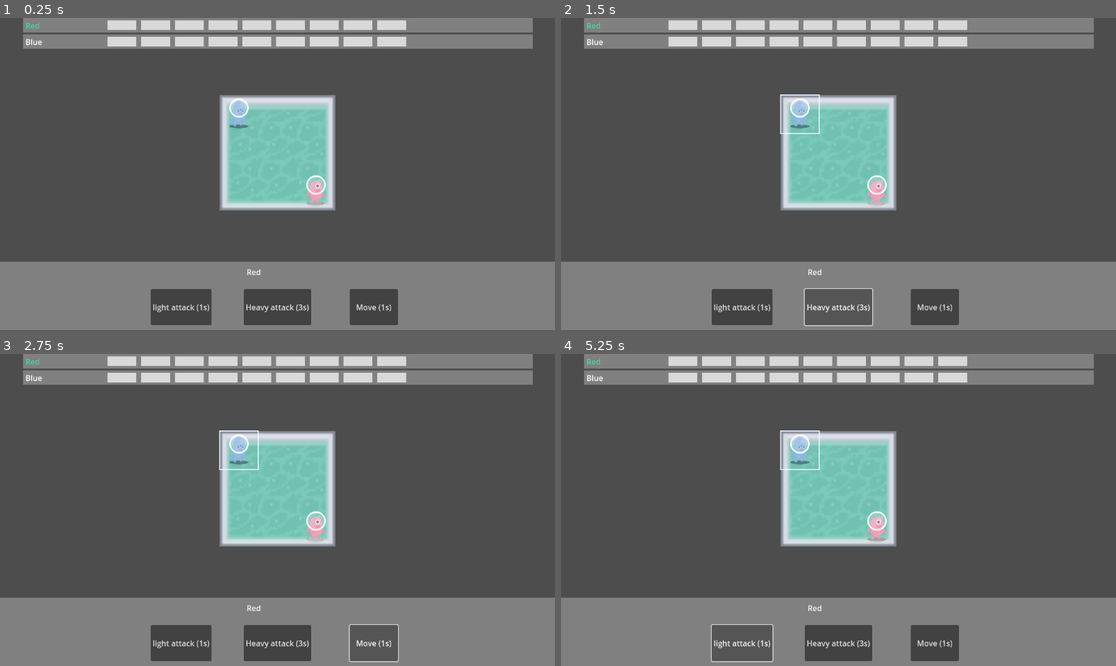
Above: before the commit, frames 1-4 (two rows, left to right).
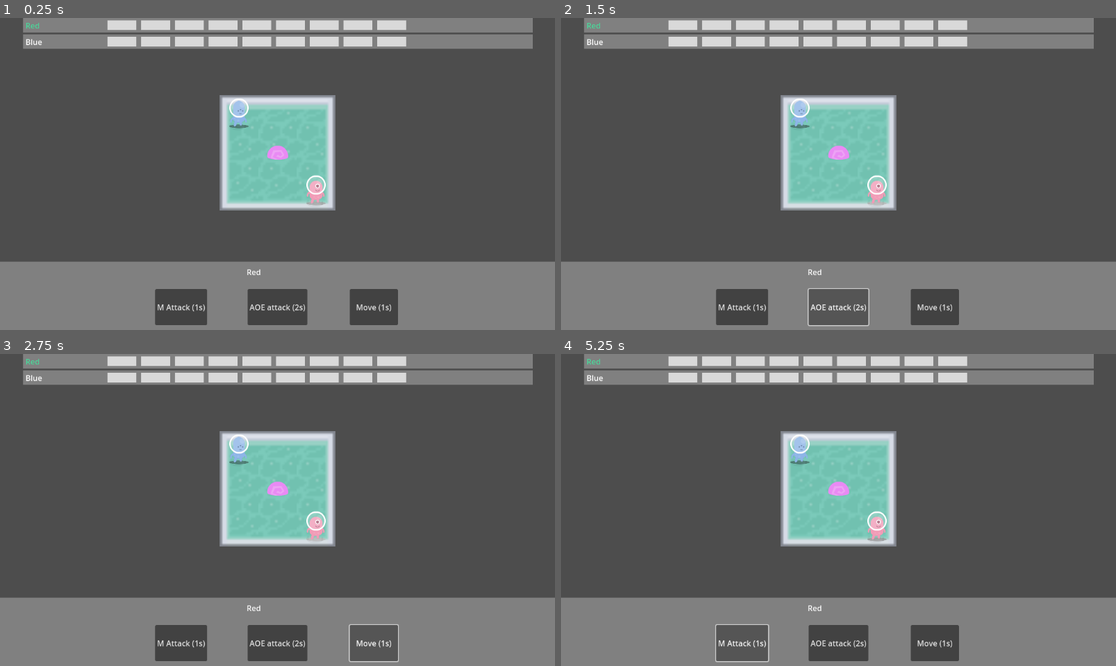
Above: after the commit, the same moments.

Repository: jparkhouse/MegaDungeon
Game: Godot game, scene res://giorgos_prototype/scene.tscn
Two runs of this game, one before a commit and one after it. Both use one fixed random seed, a clock stepped at 60 frames per second and the inputs below.
Inputs:
- Up to frame 1 (0.25 s): no input
- Up to frame 2 (1.5 s): click "light attack (1s)" (after the commit: "M Attack (1s)") at 0.5 s; click "Heavy attack (3s)" (after the commit: "AOE attack (2s)") at 1.25 s
- Up to frame 3 (2.75 s): click "Move (1s)" at 2 s
- Up to frame 4 (5.25 s): click "light attack (1s)" (after the commit: "M Attack (1s)") at 2.75 s; click "Heavy attack (3s)" (after the commit: "AOE attack (2s)") at 3.5 s; click "Move (1s)" at 4.25 s; click "light attack (1s)" (after the commit: "M Attack (1s)") at 5 s

The runs differ from the first frame. In frame 1, 0.7% of the frame differs, in the area x 27-57%, y 40-99%; in frame 2, 0.9%, in the area x 27-57%, y 24-99%; in frame 3, 0.9%; in frame 4, 0.9%.

Commit message:
more moves and death

Diff:
--- a/giorgos_prototype/combatant.gd
+++ b/giorgos_prototype/combatant.gd
@@ -29,6 +29,8 @@
 	get:
 		return _sprite.texture
 
+@export var corpse_skin: Texture
+
 @export var skin_offset := Vector2.ZERO :
 	set(value):
 		skin_offset = value
@@ -39,6 +41,8 @@
 		return _sprite.position
 
 @export var move_speed := 600.0
+
+var corpse_scene = preload("res://giorgos_prototype/map_objects/obstacle.tscn")
 
 var cell := Vector2.ZERO :
 	set(value):
@@ -123,6 +127,15 @@
 func take_damage(d):
 	health = health - d
 	print(character_name + "'s health is now " + str(health))
+	if health <= 0:
+		die()
 
 func heal(d):
 	health = health + d
+
+func die():
+	var corpse = corpse_scene.instantiate()
+	corpse.texture = corpse_skin
+	corpse.cell = cell
+	get_parent().add_child(corpse)
+	queue_free()
--- a/giorgos_prototype/combatants/blue_combatant.tscn
+++ b/giorgos_prototype/combatants/blue_combatant.tscn
@@ -8,6 +8,7 @@
 [ext_resource type="Script" path="res://giorgos_prototype/moves/manouvre.gd" id="5_uyuvw"]
 [ext_resource type="Texture2D" uid="uid://cg70qkyp51ghf" path="res://assets/alienBlue.png" id="6_sjcr3"]
 [ext_resource type="PackedScene" uid="uid://cq3an57jrn805" path="res://giorgos_prototype/GenericCombatant.tscn" id="7_oisil"]
+[ext_resource type="Texture2D" uid="uid://b7xxlapuwfbg8" path="res://assets/p2_dead.png" id="8_mw7ad"]
 
 [sub_resource type="Resource" id="Resource_k5ves"]
 script = ExtResource("3_00372")
@@ -28,11 +29,12 @@
 move_name = "Move"
 move_time = 1
 
-[node name="BlueCombatant" type="Node" groups=["characters"]]
+[node name="BlueCombatant" type="Node" groups=["characters", "map_entity"]]
 script = ExtResource("1_nr828")
 character_name = "Blue"
-health = 25
+health = 20
 moves = Array[ExtResource("2_5p27b")]([SubResource("Resource_k5ves"), SubResource("Resource_6ls5y"), SubResource("Resource_axfhn")])
 skin = ExtResource("6_sjcr3")
+corpse_skin = ExtResource("8_mw7ad")
 
 [node name="GenericCombatant" parent="." instance=ExtResource("7_oisil")]
--- a/giorgos_prototype/combatants/green_combatant.tscn
+++ b/giorgos_prototype/combatants/green_combatant.tscn
@@ -1,11 +1,15 @@
-[gd_scene load_steps=3 format=3 uid="uid://bqaxsw16if0r0"]
+[gd_scene load_steps=5 format=3 uid="uid://bqaxsw16if0r0"]
 
 [ext_resource type="Script" path="res://giorgos_prototype/combatant.gd" id="1_2d2p7"]
+[ext_resource type="Texture2D" uid="uid://dl3aoxui3wvrr" path="res://assets/alienGreen.png" id="2_61hhm"]
 [ext_resource type="PackedScene" uid="uid://cq3an57jrn805" path="res://giorgos_prototype/GenericCombatant.tscn" id="2_t4dhd"]
+[ext_resource type="Texture2D" uid="uid://dw4exu0ayxch4" path="res://assets/p1_dead.png" id="3_7jlcv"]
 
-[node name="GreenCombatant" type="Node" groups=["characters"]]
+[node name="GreenCombatant" type="Node" groups=["characters", "map_entity"]]
 script = ExtResource("1_2d2p7")
 character_name = "Green"
 health = 30
+skin = ExtResource("2_61hhm")
+corpse_skin = ExtResource("3_7jlcv")
 
 [node name="GenericCombatant" parent="." instance=ExtResource("2_t4dhd")]
--- a/giorgos_prototype/combatants/red_combatant.tscn
+++ b/giorgos_prototype/combatants/red_combatant.tscn
@@ -1,26 +1,30 @@
-[gd_scene load_steps=11 format=3 uid="uid://b8ittnwlm2kgx"]
+[gd_scene load_steps=13 format=3 uid="uid://b8ittnwlm2kgx"]
 
 [ext_resource type="Script" path="res://giorgos_prototype/combatant.gd" id="1_iraob"]
 [ext_resource type="Texture2D" uid="uid://ben6s2gscoi2y" path="res://assets/alienPink.png" id="2_08j66"]
 [ext_resource type="Script" path="res://giorgos_prototype/moves/move.gd" id="2_bfkwv"]
-[ext_resource type="Script" path="res://giorgos_prototype/moves/attack.gd" id="2_mk13l"]
+[ext_resource type="Script" path="res://giorgos_prototype/moves/move_attack.gd" id="3_1hrt7"]
 [ext_resource type="Resource" uid="uid://dk3mj0p6xnswn" path="res://giorgos_prototype/resources/grid.tres" id="4_davdk"]
+[ext_resource type="Script" path="res://giorgos_prototype/moves/aoe_attack.gd" id="4_q1esj"]
 [ext_resource type="Script" path="res://giorgos_prototype/moves/manouvre.gd" id="5_n1g8m"]
 [ext_resource type="PackedScene" uid="uid://cq3an57jrn805" path="res://giorgos_prototype/GenericCombatant.tscn" id="6_cqe0h"]
+[ext_resource type="Texture2D" uid="uid://dv3l42pt3ytkw" path="res://assets/p3_dead.png" id="7_0ikma"]
 
-[sub_resource type="Resource" id="Resource_5yi0f"]
-script = ExtResource("2_mk13l")
-damage = 1
+[sub_resource type="Resource" id="Resource_4b3mk"]
+script = ExtResource("3_1hrt7")
+damage = 3
 range = 1
-move_name = "light attack"
+move_range = 1
+move_name = "M Attack"
 move_time = 1
 
-[sub_resource type="Resource" id="Resource_nsnle"]
-script = ExtResource("2_mk13l")
-damage = 5
+[sub_resource type="Resource" id="Resource_ubxk4"]
+script = ExtResource("4_q1esj")
+damage = 3
 range = 2
-move_name = "Heavy attack"
-move_time = 3
+cells = Array[Vector2]([Vector2(0, 0), Vector2(1, 0), Vector2(-1, 0), Vector2(0, 1), Vector2(0, -1)])
+move_name = "AOE attack"
+move_time = 2
 
 [sub_resource type="Resource" id="Resource_axfhn"]
 script = ExtResource("5_n1g8m")
@@ -28,11 +32,12 @@
 move_name = "Move"
 move_time = 1
 
-[node name="RedCombatant" type="Node" groups=["characters"]]
+[node name="RedCombatant" type="Node" groups=["characters", "map_entity"]]
 script = ExtResource("1_iraob")
 character_name = "Red"
 health = 30
-moves = Array[ExtResource("2_bfkwv")]([SubResource("Resource_5yi0f"), SubResource("Resource_nsnle"), SubResource("Resource_axfhn")])
+moves = Array[ExtResource("2_bfkwv")]([SubResource("Resource_4b3mk"), SubResource("Resource_ubxk4"), SubResource("Resource_axfhn")])
 skin = ExtResource("2_08j66")
+corpse_skin = ExtResource("7_0ikma")
 
 [node name="GenericCombatant" parent="." instance=ExtResource("6_cqe0h")]
--- a/giorgos_prototype/cursor.gd
+++ b/giorgos_prototype/cursor.gd
@@ -9,15 +9,27 @@
 @export var ui_cooldown := 0.1
 
 @onready var _timer: Timer = $Timer
+var active = false
+
+@export var cells := [Vector2(0,0)]
 
 var cell := Vector2.ZERO :
 	set(value):
 		var new_cell: Vector2 = grid.gridclamp(value)
+		new_cell = value
 		if new_cell.is_equal_approx(cell):
 			return
-		cell = new_cell
-		position = grid.calculate_map_position(cell)
-		emit_signal("moved", cell)
+		active = false
+		for c in cells:
+			if value + c == grid.gridclamp(value + c):
+				show()
+				active = true
+				cell = new_cell
+				position = grid.calculate_map_position(cell)
+				emit_signal("moved", cell)
+		if not active:
+			active = false
+			hide()
 		_timer.start()
 	get:
 		return cell
@@ -25,6 +37,7 @@
 
 # Called when the node enters the scene tree for the first time.
 func _ready() -> void:
+	hide()
 	_timer.wait_time = ui_cooldown
 	position = grid.calculate_map_position(cell)
 
@@ -34,10 +47,12 @@
 		self.cell = grid.calculate_grid_coordinates(event.position)
 
 	elif event.is_action_pressed("click") or event.is_action_pressed("ui_accept"):
-		emit_signal("accept_pressed", cell)
+		if active:
+			emit_signal("accept_pressed", cell)
 
 func _draw() -> void:
-	draw_rect(Rect2(-grid.cell_size / 2, grid.cell_size), Color.ALICE_BLUE, false, 2.0)
+	for c in cells:
+		draw_rect(Rect2(-grid.cell_size/2 + grid.cell_size*c, grid.cell_size), Color.ALICE_BLUE, false, 2.0)
 
 
 # Called every frame. 'delta' is the elapsed time since the previous frame.
--- a/giorgos_prototype/cursor.tscn
+++ b/giorgos_prototype/cursor.tscn
@@ -3,6 +3,7 @@
 [ext_resource type="Script" path="res://giorgos_prototype/cursor.gd" id="1_a8l2a"]
 
 [node name="Cursor" type="Node2D"]
+visible = false
 script = ExtResource("1_a8l2a")
 
 [node name="Timer" type="Timer" parent="."]
--- a/giorgos_prototype/game_board.gd
+++ b/giorgos_prototype/game_board.gd
@@ -15,5 +15,5 @@
 
 func reinitialize() -> void:
 	units.clear()
-	for character in get_tree().get_nodes_in_group("characters"):
-		units[character.cell] = character
+	for entity in get_tree().get_nodes_in_group("map_entity"):
+		units[entity.cell] = entity
--- /dev/null
+++ b/giorgos_prototype/map_objects/obstacle.gd
@@ -0,0 +1,16 @@
+extends Sprite2D
+
+@export var grid: Resource = preload("res://giorgos_prototype/resources/grid.tres")
+var character_name = "obstacle"
+
+var cell := Vector2.ZERO :
+	set(value):
+		cell = grid.gridclamp(value)
+	get:
+		return cell
+
+func _ready() -> void:
+	position = grid.calculate_map_position(cell)
+
+func take_damage(damage):
+	queue_free()
--- /dev/null
+++ b/giorgos_prototype/map_objects/obstacle.tscn
@@ -0,0 +1,8 @@
+[gd_scene load_steps=3 format=3 uid="uid://dp3tgr1qgljyj"]
+
+[ext_resource type="Texture2D" uid="uid://h4ckutyvfkqy" path="res://assets/snailShell.png" id="1_08574"]
+[ext_resource type="Script" path="res://giorgos_prototype/map_objects/obstacle.gd" id="2_jw57u"]
+
+[node name="Obstacle" type="Sprite2D" groups=["map_entity"]]
+texture = ExtResource("1_08574")
+script = ExtResource("2_jw57u")
--- /dev/null
+++ b/giorgos_prototype/moves/aoe_attack.gd
@@ -0,0 +1,23 @@
+extends MoveClass
+
+class_name AoeAttackClass
+
+@export var damage:    int
+@export var range := 2
+@export var cells : Array[Vector2] = [Vector2(0,0)]
+
+func perform_move(character, parameters):
+	for c in cells:
+		if parameters["cell"]+c in character.get_parent().units:
+			character.get_parent().units[parameters["cell"]+c].take_damage(damage)
+			print(character.get_parent().units[parameters["cell"]+c].character_name + " took " + str(damage) + " damage")
+
+
+func get_parameters(character):
+	var parameters = {}
+	var cursor = cursor_scene.instantiate()
+	cursor.cells = cells
+	character.add_child(cursor)
+	parameters["cell"] = await cursor.accept_pressed
+	cursor.queue_free()
+	return parameters
--- /dev/null
+++ b/giorgos_prototype/moves/move_attack.gd
@@ -0,0 +1,30 @@
+extends MoveClass
+
+class_name MoveAttackClass
+
+@export var damage:    int
+@export var range := 1
+@export var move_range := 1
+
+func perform_move(character, parameters):
+	var line_cells = character.grid.calculate_line(character.cell, parameters["target"].cell)
+	if len(line_cells) - 1 > move_range:
+		character.walk_along([line_cells[move_range]])
+	else:
+		character.walk_along([line_cells[-2]])
+	var distance = character.grid.calculate_distance(character.cell, parameters["target"].cell)
+	if distance > range:
+		print(character.character_name + " failed to attack due to distance")
+	else:
+		print(character.character_name + " is attacking for " + str(damage) + " damage")
+		parameters["target"].take_damage(damage)
+
+
+func get_parameters(character):
+	var parameters = {}
+	var cursor = cursor_scene.instantiate()
+	character.add_child(cursor)
+	parameters["cell"] = await cursor.accept_pressed
+	parameters["target"] = character.get_parent().units[parameters["cell"]]
+	cursor.queue_free()
+	return parameters
--- a/giorgos_prototype/resources/grid.gd
+++ b/giorgos_prototype/resources/grid.gd
@@ -33,3 +33,84 @@
 
 func calculate_distance(cell_1, cell_2):
 	return roundf(sqrt((cell_1.x-cell_2.x)**2+(cell_1.y-cell_2.y)**2))
+
+func calculate_line_H(start_cell, end_cell):
+	var line_points = []
+
+	var x_0 = start_cell.x
+	var x_1 = end_cell.x
+	var y_0 = start_cell.y
+	var y_1 = end_cell.y
+	var reverse = false
+
+	if x_0 > x_1:
+		reverse = true
+		var t = x_0
+		x_0 = x_1
+		x_1 = t
+		t = y_0
+		y_0 = y_1
+		y_1 = t
+
+	var dx = x_1 - x_0
+	var dy = y_1 - y_0
+
+	var dir = -1 if dy <0 else 1
+	dy *= dir
+
+	if dx != 0:
+		var y = y_0
+		var p = 2*dy - dx
+		for i in range(dx+1):
+			line_points.append(Vector2(x_0+i, y))
+			if p >= 0:
+				y += dir
+				p = p-2*dx
+			p = p+2*dy
+
+	if reverse:
+		line_points.reverse()
+	return line_points
+
+func calculate_line_V(start_cell, end_cell):
+	var line_points = []
+
+	var x_0 = start_cell.x
+	var x_1 = end_cell.x
+	var y_0 = start_cell.y
+	var y_1 = end_cell.y
+	var reverse = false
+
+	if y_0 > y_1:
+		reverse = true
+		var t = x_0
+		x_0 = x_1
+		x_1 = t
+		t = y_0
+		y_0 = y_1
+		y_1 = t
+
+	var dx = x_1 - x_0
+	var dy = y_1 - y_0
+
+	var dir = -1 if dx <0 else 1
+	dx *= dir
+
+	if dy != 0:
+		var x = x_0
+		var p = 2*dx - dy
+		for i in range(dy+1):
+			line_points.append(Vector2(x, y_0+i))
+			if p >= 0:
+				x += dir
+				p = p-2*dy
+			p = p+2*dx
+
+	if reverse:
+		line_points.reverse()
+	return line_points
+
+func calculate_line(start_cell, end_cell):
+	if abs(end_cell.x-start_cell.x) > abs(end_cell.y-start_cell.y):
+		return calculate_line_H(start_cell, end_cell)
+	return calculate_line_V(start_cell, end_cell)
--- a/giorgos_prototype/scene.gd
+++ b/giorgos_prototype/scene.gd
@@ -1,6 +1,7 @@
 extends Node
 @export var red_char_scene: PackedScene
 @export var blue_char_scene: PackedScene
+@export var obstacle_scene: PackedScene
 var current_time: int
 var current_character
 
@@ -27,6 +28,10 @@
 	char_2.cell = Vector2(0, 0)
 	$HUD.add_character_action_timeline(char_2)
 	$GameBoard.add_child(char_2)
+
+	var obst_1 = obstacle_scene.instantiate()
+	obst_1.cell = Vector2(1,1)
+	$GameBoard.add_child(obst_1)
 
 	$GameBoard.reinitialize()
 
--- a/giorgos_prototype/scene.tscn
+++ b/giorgos_prototype/scene.tscn
@@ -1,10 +1,11 @@
-[gd_scene load_steps=9 format=4 uid="uid://cvhapw3450fcb"]
+[gd_scene load_steps=10 format=4 uid="uid://cvhapw3450fcb"]
 
 [ext_resource type="Script" path="res://giorgos_prototype/scene.gd" id="1_8tj4o"]
 [ext_resource type="PackedScene" uid="uid://b8ittnwlm2kgx" path="res://giorgos_prototype/combatants/red_combatant.tscn" id="2_o6w86"]
 [ext_resource type="PackedScene" uid="uid://cmpypul44ngv6" path="res://giorgos_prototype/combatants/blue_combatant.tscn" id="3_g210a"]
 [ext_resource type="PackedScene" uid="uid://cbyr0yksbqd5j" path="res://giorgos_prototype/hud.tscn" id="3_nj0pc"]
 [ext_resource type="Texture2D" uid="uid://bq8u4egvki6se" path="res://assets/roguelikeDungeon_transparent.png" id="4_8ifrr"]
+[ext_resource type="PackedScene" uid="uid://dp3tgr1qgljyj" path="res://giorgos_prototype/map_objects/obstacle.tscn" id="4_70qjj"]
 [ext_resource type="Script" path="res://giorgos_prototype/game_board.gd" id="6_b7c0c"]
 
 [sub_resource type="TileSetAtlasSource" id="TileSetAtlasSource_duuw3"]
@@ -344,6 +345,7 @@
 script = ExtResource("1_8tj4o")
 red_char_scene = ExtResource("2_o6w86")
 blue_char_scene = ExtResource("3_g210a")
+obstacle_scene = ExtResource("4_70qjj")
 
 [node name="TileMapLayer" type="TileMapLayer" parent="."]
 position = Vector2(456, 160)
--- a/project.godot
+++ b/project.godot
@@ -19,6 +19,7 @@
 
 action_timeline=""
 characters=""
+map_entity=""
 
 [input]
 
Binary file added: assets/p1_dead.png
Not shown, added: assets/p1_dead.png.import
Binary file added: assets/p2_dead.png
Not shown, added: assets/p2_dead.png.import
Binary file added: assets/p3_dead.png
Not shown, added: assets/p3_dead.png.import
Not shown: 1 places in giorgos_prototype/combatants/blue_combatant.tscn that only renumber resources
Not shown, added: assets/p1_duck.png~
Not shown, added: assets/p2_duck.png~
Not shown, added: assets/p3_duck.png~
